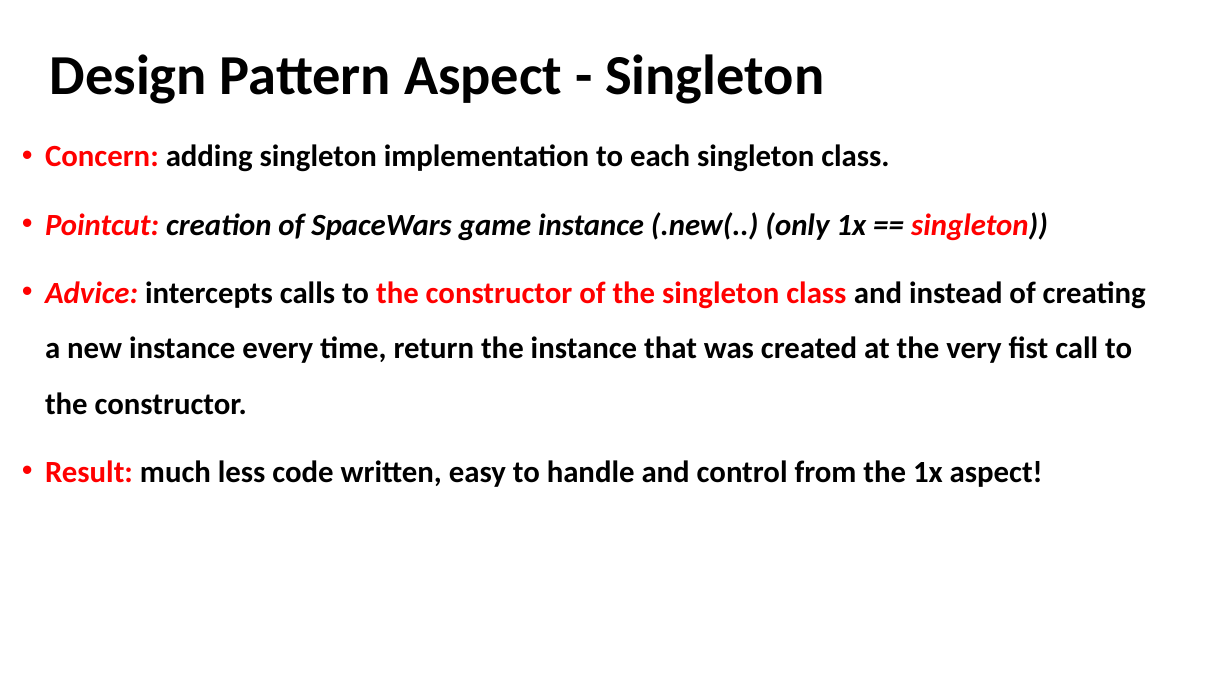
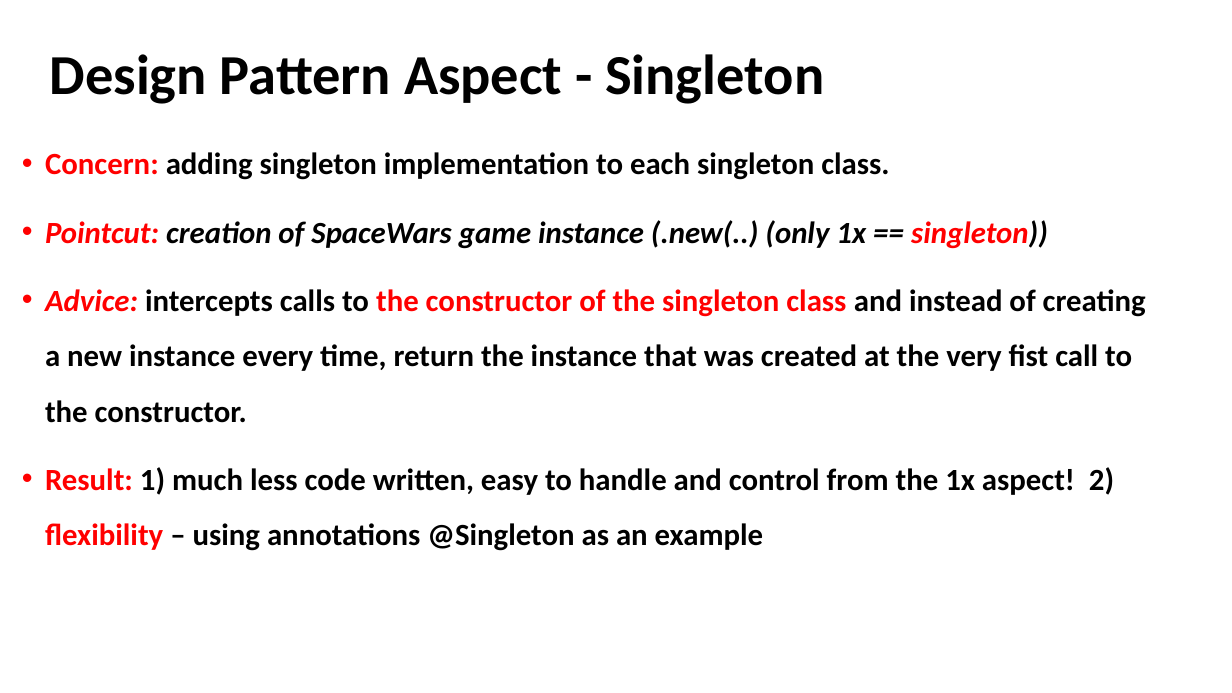
Before and after one commit to akotek/AOP, a slide deck: slide 21 of src/Final Project Presentation.pptx (slide 40 before the commit). Drawn at 1232x693 pixels with LibreOffice and Linux fonts; fonts in the diff are those of the drawing. Boxes give left, top, right and bottom in pixels: in the first picture for what was removed or moved away, otherwise in the second. Text is boxed around its words. In the diff, an @@ line names an element or a change of style, - is before the commit and + after.

Commit message:
FunctionalityAdderAspect impl

```diff
--- a/src/Final Project Presentation.pptx
+++ b/src/Final Project Presentation.pptx
@@ text "Concern: adding singleton implementation to ...": place and size @@
-text "Concern: adding singleton implementation to ..." at <box>45,144,1146,487</box>
+text "Concern: adding singleton implementation to ..." at <box>45,152,1146,495</box>
@@ text at <box>45,467,1114,495</box>: text changed @@
-• Result: much less code written, easy to handle and control from the 1x aspect!
+• Result: 1) much less code written, easy to handle and control from the 1x aspect! 2) flexibility – using annotations @Singleton as an example
```
Also in this commit, not shown: 21 other slides changed, 11 slides added, 4 slides removed, 5 other files.
